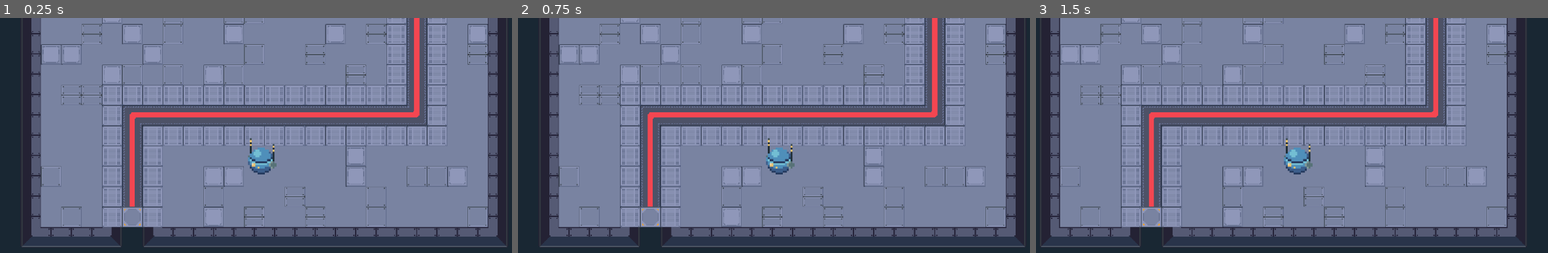
Above: before the commit, frames 1-3 (left to right).
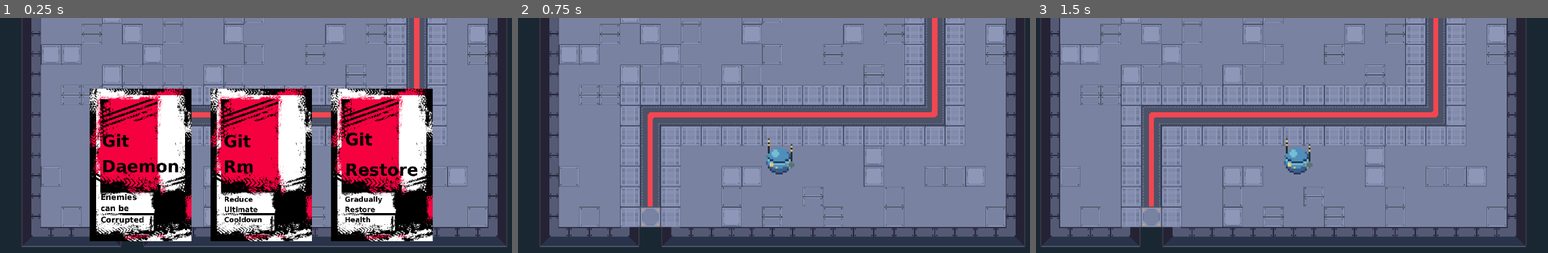
Above: after the commit, the same moments.

Repository: Metaltrack/Internet-DeepDive
Game: Godot game, scene res://Resources/room_main.tscn
The game is run twice, just before and just after one commit, with the same random seed, the same clock (stepped at 60 frames per second) and the same inputs. The project has no main scene, so this scene is started directly.
Inputs (mouse positions are in pixels of both pictures, inside the frame that each line leads up to):
- Up to frame 1 (0.25 s): no input
- Up to frame 2 (0.75 s): click (656, 163) at 0.52 s
- Up to frame 3 (1.5 s): tap Enter (ui_accept) at 1.25 s; move the mouse to (1409, 149) at 1.27 s; hold Right (ui_right) from 1.28 s (still down); click (1409, 149) at 1.42 s

The runs differ from the first frame. In frame 1, 38% of the frame differs, in the area x 17-85%, y 30-95%; in frame 2, nothing differs; in frame 3, nothing differs.

Commit message:
Card system implemented

Diff:
--- a/git-game/Characters/player.gd
+++ b/git-game/Characters/player.gd
@@ -4,6 +4,10 @@
 @export var card_array :Array = []
 @export var player_stats :Stats
 @export var health :int = 100
+@onready var card_manager: CardManager = $Camera2D/Card_Manager
+
+func _ready() -> void:
+	card_manager.present_choice()
 
 func _physics_process(delta: float) -> void:
 
--- a/git-game/Characters/player.tscn
+++ b/git-game/Characters/player.tscn
@@ -6,6 +6,15 @@
 [ext_resource type="Script" uid="uid://brc7cyrr3v8" path="res://Resources/Stats.gd" id="2_4m0gv"]
 [ext_resource type="Texture2D" uid="uid://cv3qw4kobx5no" path="res://Assets/drones/elec_drone_charging.png" id="2_l48on"]
 [ext_resource type="Texture2D" uid="uid://bviki1rpfmdk" path="res://Assets/drones/elec_drone_death.png" id="3_4m0gv"]
+[ext_resource type="Script" uid="uid://bqf0nx2q31hgu" path="res://Scripts/card_manager.gd" id="7_mevwr"]
+[ext_resource type="Script" uid="uid://dshjsxgkodplk" path="res://Resources/GitCard.gd" id="8_iga2k"]
+[ext_resource type="Resource" uid="uid://dwmrm7o0ysi1x" path="res://Resources/git_rm.tres" id="9_y0e2x"]
+[ext_resource type="Resource" uid="uid://chbfmsxsh8c4e" path="res://Resources/git_clone.tres" id="10_8an5f"]
+[ext_resource type="Resource" uid="uid://26m43puv83if" path="res://Resources/git_branch.tres" id="11_0qaj4"]
+[ext_resource type="Resource" uid="uid://cmu2slhe7vjtl" path="res://Resources/git_daemon.tres" id="12_h3pa0"]
+[ext_resource type="Resource" uid="uid://crdrulx4675lf" path="res://Resources/git_restore.tres" id="13_ibds6"]
+[ext_resource type="Resource" uid="uid://g15cmu40qw5g" path="res://Resources/git_hash_object.tres" id="14_aw3oq"]
+[ext_resource type="PackedScene" uid="uid://bufreihnrtwny" path="res://Scenes/card_display.tscn" id="15_0l7lf"]
 
 [sub_resource type="Resource" id="Resource_4m0gv"]
 script = ExtResource("2_4m0gv")
@@ -185,3 +194,29 @@
 
 [node name="Camera2D" type="Camera2D" parent="." unique_id=1015583936]
 zoom = Vector2(1.4, 1.4)
+
+[node name="Card_Manager" type="Control" parent="Camera2D" unique_id=1445051874 node_paths=PackedStringArray("cards_container")]
+layout_mode = 3
+anchors_preset = 15
+anchor_right = 1.0
+anchor_bottom = 1.0
+offset_left = -411.42188
+offset_top = -231.42188
+offset_right = 411.42188
+offset_bottom = 231.42188
+grow_horizontal = 2
+grow_vertical = 2
+script = ExtResource("7_mevwr")
+card_pool = Array[ExtResource("8_iga2k")]([ExtResource("9_y0e2x"), ExtResource("10_8an5f"), ExtResource("11_0qaj4"), ExtResource("12_h3pa0"), ExtResource("13_ibds6"), ExtResource("14_aw3oq")])
+cards_container = NodePath("HBoxContainer")
+card_display_scene = ExtResource("15_0l7lf")
+
+[node name="HBoxContainer" type="HBoxContainer" parent="Camera2D/Card_Manager" unique_id=300949774]
+layout_mode = 1
+anchors_preset = 15
+anchor_right = 1.0
+anchor_bottom = 1.0
+grow_horizontal = 2
+grow_vertical = 2
+theme_override_constants/separation = 30
+alignment = 1
--- a/git-game/Resources/GitCard.gd
+++ b/git-game/Resources/GitCard.gd
@@ -2,7 +2,5 @@
 extends Resource
 
 @export var command_name: String = "git clone"
-@export_multiline var description: String = "Dowble Attack Power"
+@export_multiline var description: String = "Double Attack Power"
 @export var icon: Texture2D
-@export var damage_multiplier: float = 2.0
-@export var speed_boost: float = 0.0
--- /dev/null
+++ b/git-game/Resources/git_branch.tres
@@ -0,0 +1,11 @@
+[gd_resource type="Resource" script_class="GitCard" format=3 uid="uid://26m43puv83if"]
+
+[ext_resource type="Texture2D" uid="uid://dummwmc1j8uh1" path="res://Assets/cards/gitbranch_persona_cardSD.png" id="1_3obxi"]
+[ext_resource type="Script" uid="uid://dshjsxgkodplk" path="res://Resources/GitCard.gd" id="1_ma31r"]
+
+[resource]
+script = ExtResource("1_ma31r")
+command_name = "git branch"
+description = "Gain 1 extra action"
+icon = ExtResource("1_3obxi")
+metadata/_custom_type_script = "uid://dshjsxgkodplk"
--- /dev/null
+++ b/git-game/Resources/git_clone.tres
@@ -0,0 +1,9 @@
+[gd_resource type="Resource" script_class="GitCard" format=3 uid="uid://chbfmsxsh8c4e"]
+
+[ext_resource type="Script" uid="uid://dshjsxgkodplk" path="res://Resources/GitCard.gd" id="1_8pcf5"]
+[ext_resource type="Texture2D" uid="uid://i1pto7l8q081" path="res://Assets/cards/gitclone_persona_cardSD.png" id="1_fhmnv"]
+
+[resource]
+script = ExtResource("1_8pcf5")
+icon = ExtResource("1_fhmnv")
+metadata/_custom_type_script = "uid://dshjsxgkodplk"
--- /dev/null
+++ b/git-game/Resources/git_daemon.tres
@@ -0,0 +1,11 @@
+[gd_resource type="Resource" script_class="GitCard" format=3 uid="uid://cmu2slhe7vjtl"]
+
+[ext_resource type="Texture2D" uid="uid://cwb072a5k51ri" path="res://Assets/cards/gitdaemon_persona_cardSD.png" id="1_734j8"]
+[ext_resource type="Script" uid="uid://dshjsxgkodplk" path="res://Resources/GitCard.gd" id="1_u8hlx"]
+
+[resource]
+script = ExtResource("1_u8hlx")
+command_name = "git daemon"
+description = "Enemies can be corrupted"
+icon = ExtResource("1_734j8")
+metadata/_custom_type_script = "uid://dshjsxgkodplk"
--- /dev/null
+++ b/git-game/Resources/git_hash_object.tres
@@ -0,0 +1,11 @@
+[gd_resource type="Resource" script_class="GitCard" format=3 uid="uid://g15cmu40qw5g"]
+
+[ext_resource type="Script" uid="uid://dshjsxgkodplk" path="res://Resources/GitCard.gd" id="1_8kfhq"]
+[ext_resource type="Texture2D" uid="uid://c58t0vl85r0id" path="res://Assets/cards/githashobject_persona_cardSD.png" id="1_ew6jc"]
+
+[resource]
+script = ExtResource("1_8kfhq")
+command_name = "git hash-object"
+description = "Enemies can be stunned"
+icon = ExtResource("1_ew6jc")
+metadata/_custom_type_script = "uid://dshjsxgkodplk"
--- /dev/null
+++ b/git-game/Resources/git_restore.tres
@@ -0,0 +1,11 @@
+[gd_resource type="Resource" script_class="GitCard" format=3 uid="uid://crdrulx4675lf"]
+
+[ext_resource type="Texture2D" uid="uid://bvag7t112p1p" path="res://Assets/cards/gitrestore_persona_cardSD.png" id="1_l63xa"]
+[ext_resource type="Script" uid="uid://dshjsxgkodplk" path="res://Resources/GitCard.gd" id="1_lvhu0"]
+
+[resource]
+script = ExtResource("1_lvhu0")
+command_name = "git restore"
+description = "gradually restore health"
+icon = ExtResource("1_l63xa")
+metadata/_custom_type_script = "uid://dshjsxgkodplk"
--- /dev/null
+++ b/git-game/Resources/git_rm.tres
@@ -0,0 +1,11 @@
+[gd_resource type="Resource" script_class="GitCard" format=3 uid="uid://dwmrm7o0ysi1x"]
+
+[ext_resource type="Script" uid="uid://dshjsxgkodplk" path="res://Resources/GitCard.gd" id="1_ouyfa"]
+[ext_resource type="Texture2D" uid="uid://bm0wlacy6411u" path="res://Assets/cards/gitrm_persona_cardSD.png" id="1_pmfgy"]
+
+[resource]
+script = ExtResource("1_ouyfa")
+command_name = "git rm"
+description = "Reduce ultimate cooldown"
+icon = ExtResource("1_pmfgy")
+metadata/_custom_type_script = "uid://dshjsxgkodplk"
--- /dev/null
+++ b/git-game/Scenes/card_display.tscn
@@ -0,0 +1,11 @@
+[gd_scene format=3 uid="uid://bufreihnrtwny"]
+
+[ext_resource type="Script" uid="uid://6ioxfo6m41ao" path="res://Scripts/card_display.gd" id="1_k05jh"]
+
+[node name="Card_Display" type="TextureButton" unique_id=1726675050]
+custom_minimum_size = Vector2(160, 240)
+offset_right = 40.0
+offset_bottom = 40.0
+ignore_texture_size = true
+stretch_mode = 5
+script = ExtResource("1_k05jh")
--- /dev/null
+++ b/git-game/Scenes/card_manager.tscn
@@ -0,0 +1,37 @@
+[gd_scene format=3 uid="uid://d4a0soc8g7geu"]
+
+[ext_resource type="Script" uid="uid://bqf0nx2q31hgu" path="res://Scripts/card_manager.gd" id="1_8klf7"]
+[ext_resource type="Script" uid="uid://dshjsxgkodplk" path="res://Resources/GitCard.gd" id="2_w6ora"]
+[ext_resource type="PackedScene" uid="uid://bufreihnrtwny" path="res://Scenes/card_display.tscn" id="3_bdei6"]
+[ext_resource type="Resource" uid="uid://dwmrm7o0ysi1x" path="res://Resources/git_rm.tres" id="3_ev4nm"]
+[ext_resource type="Resource" uid="uid://chbfmsxsh8c4e" path="res://Resources/git_clone.tres" id="4_k230u"]
+[ext_resource type="Resource" uid="uid://26m43puv83if" path="res://Resources/git_branch.tres" id="5_bxqxh"]
+[ext_resource type="Resource" uid="uid://cmu2slhe7vjtl" path="res://Resources/git_daemon.tres" id="6_koc5i"]
+[ext_resource type="Resource" uid="uid://crdrulx4675lf" path="res://Resources/git_restore.tres" id="7_6xi1k"]
+[ext_resource type="Resource" uid="uid://g15cmu40qw5g" path="res://Resources/git_hash_object.tres" id="8_sslx2"]
+
+[node name="Card_Manager" type="Control" unique_id=1445051874 node_paths=PackedStringArray("cards_container")]
+layout_mode = 3
+anchors_preset = 15
+anchor_right = 1.0
+anchor_bottom = 1.0
+grow_horizontal = 2
+grow_vertical = 2
+size_flags_horizontal = 4
+script = ExtResource("1_8klf7")
+card_pool = Array[ExtResource("2_w6ora")]([ExtResource("3_ev4nm"), ExtResource("4_k230u"), ExtResource("5_bxqxh"), ExtResource("6_koc5i"), ExtResource("7_6xi1k"), ExtResource("8_sslx2")])
+cards_container = NodePath("HBoxContainer")
+card_display_scene = ExtResource("3_bdei6")
+
+[node name="HBoxContainer" type="HBoxContainer" parent="." unique_id=300949774]
+layout_mode = 1
+anchors_preset = 15
+anchor_right = 1.0
+anchor_bottom = 1.0
+offset_left = 91.0
+offset_top = 65.0
+offset_right = -799.0
+offset_bottom = -62.0
+grow_horizontal = 2
+grow_vertical = 2
+alignment = 1
--- /dev/null
+++ b/git-game/Scripts/card_display.gd
@@ -0,0 +1,4 @@
+extends TextureButton
+
+func setup(card_data: GitCard):
+	self.texture_normal = card_data.icon
--- /dev/null
+++ b/git-game/Scripts/card_manager.gd
@@ -0,0 +1,88 @@
+class_name CardManager
+extends Control
+
+signal card_selected(card: GitCard)
+
+# Drag your GitCard resources here in the Inspector
+@export var card_pool: Array[GitCard]
+# Assign a container (e.g., HBoxContainer) to hold the 3 cards
+@export var cards_container: Container
+# Assign a scene that represents a single card (Button or TextureRect)
+@export var card_display_scene: PackedScene
+# Optional: Force a specific size for the cards (e.g., 160x240). Leave at 0,0 to use scene default.
+@export var forced_card_size: Vector2 = Vector2.ZERO
+
+var current_selection: GitCard
+
+func get_selected_card() -> GitCard:
+	return current_selection
+
+func present_choice():
+	# Ensure UI is visible
+	cards_container.visible = true
+	# self.visible = true # Uncomment if hiding the whole control
+
+	# 1. Clear previous cards
+	for child in cards_container.get_children():
+		child.queue_free()
+
+	# 2. Shuffle and pick 3 unique cards
+	if card_pool.size() < 3:
+		printerr("Not enough cards in the pool to pick 3!")
+		return
+
+	var deck = card_pool.duplicate()
+	deck.shuffle()
+	var hand = deck.slice(0, 3)
+
+	print("Picking ", hand.size(), " cards from pool of ", deck.size())
+
+	# 3. Instantiate and display
+	for i in range(hand.size()):
+		var card_data = hand[i]
+		if card_data == null:
+			printerr("Card index ", i, " is null! Check Inspector.")
+			continue
+
+		var card_instance = card_display_scene.instantiate()
+		cards_container.add_child(card_instance)
+
+		# Apply forced size if set
+		if forced_card_size != Vector2.ZERO:
+			if card_instance is Control:
+				card_instance.custom_minimum_size = forced_card_size
+				# Ensure textures allow resizing
+				if card_instance is TextureButton:
+					card_instance.ignore_texture_size = true
+					card_instance.stretch_mode = TextureButton.STRETCH_KEEP_ASPECT_CENTERED
+
+		# Setup visual data
+		if card_instance.has_method("setup"):
+			card_instance.setup(card_data)
+
+		# Connect the press event
+		if card_instance.has_signal("pressed"):
+			card_instance.pressed.connect(_on_card_pressed.bind(card_data))
+		elif card_instance.has_signal("gui_input"):
+			# Fallback for TextureRect or other Controls
+			card_instance.gui_input.connect(func(event):
+				if event is InputEventMouseButton and event.pressed and event.button_index == MOUSE_BUTTON_LEFT:
+					_on_card_pressed(card_data)
+			)
+
+func _on_card_pressed(card: GitCard):
+	current_selection = card
+	print("Player selected: ", card.command_name)
+	card_selected.emit(card)
+
+	# Hide the UI
+	cards_container.visible = false
+	# If this script is on the root Control overlay, you might want:
+	# self.visible = false
+
+	# Update Global State
+	# Ensure you have added game_manager.gd as an AutoLoad named 'GameManager'
+	if has_node("/root/GameManager"):
+		get_node("/root/GameManager").select_card(card)
+	else:
+		printerr("GameManager AutoLoad not found! Please add game_manager.gd to Project Settings > Globals.")
--- /dev/null
+++ b/git-game/Scripts/game_manager.gd
@@ -0,0 +1,7 @@
+extends Node
+
+# Stores the currently selected GitCard resource
+var current_card: GitCard
+
+func select_card(card: GitCard):
+	current_card = card
--- a/git-game/project.godot
+++ b/git-game/project.godot
@@ -13,6 +13,10 @@
 config/name="GIT_GAME"
 config/features=PackedStringArray("4.6", "Forward Plus")
 config/icon="res://icon.svg"
+
+[autoload]
+
+GameManager="*uid://drfn351u2r07x"
 
 [editor_plugins]
 
Binary file changed: git-game/Assets/cards/githashobject_persona_cardSD.png
Not shown, added: git-game/Scripts/card_display.gd.uid
Not shown, added: git-game/Scripts/card_manager.gd.uid
Not shown, added: git-game/Scripts/game_manager.gd.uid
